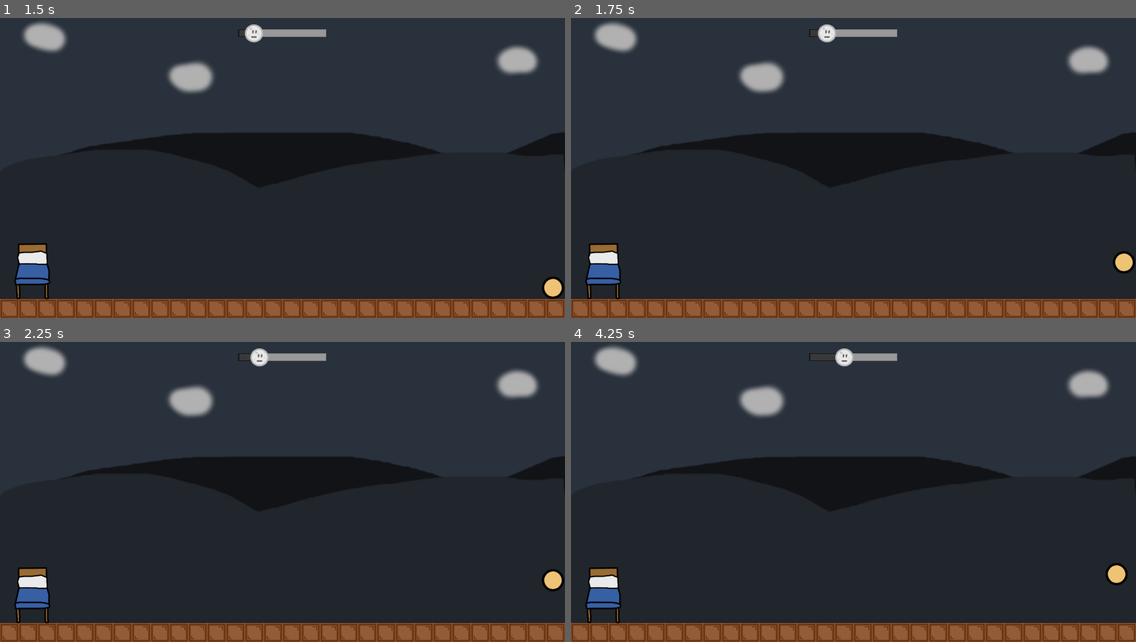
Above: before the commit, frames 1-4 (two rows, left to right).
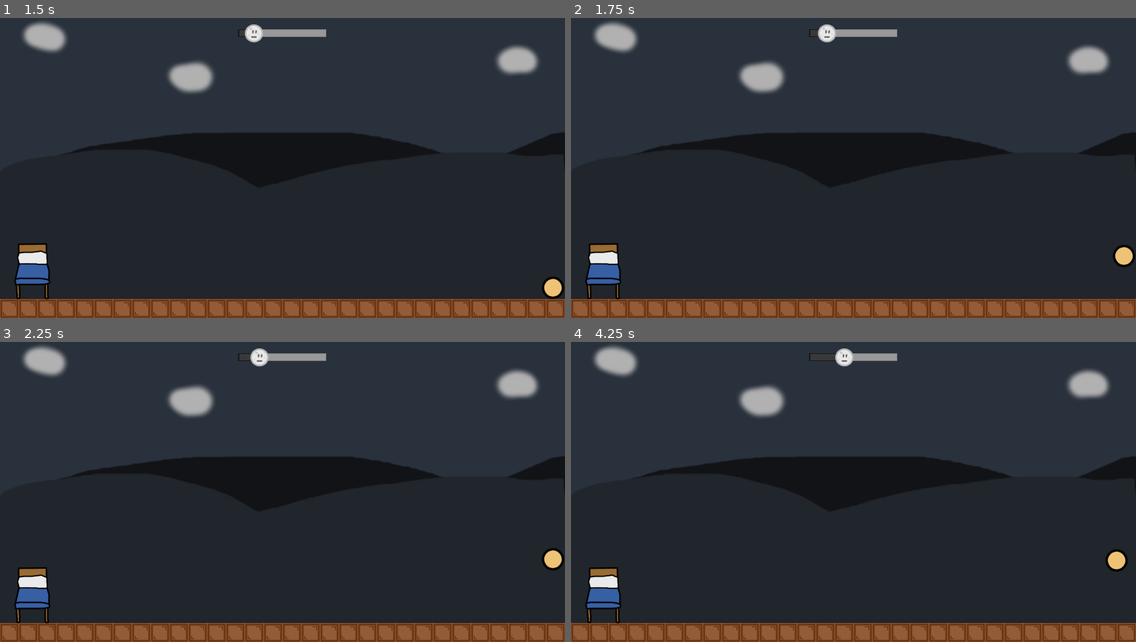
Above: after the commit, the same moments.

Repository: moisesjbc/a-la-cama
Game: Godot game, scene res://gui/menus/main_menu/main_menu.tscn
The game is run twice, just before and just after one commit, with the same random seed, the same clock (stepped at 60 frames per second) and the same inputs.
Inputs:
- Up to frame 1 (1.5 s): click "JUGAR" at 0.5 s; tap Enter at 1.25 s; hold D (ui_right) from 1.28 s (still down)
- Up to frame 2 (1.75 s): keep holding D (ui_right); tap Space at 1.52 s
- Up to frame 3 (2.25 s): keep holding D (ui_right)
- Up to frame 4 (4.25 s): tap Space at 2.27, 3.77 s; release D (ui_right) at 2.78 s; hold A (ui_left) 2.78-3.53 s; hold D (ui_right) from 3.53 s (still down)

Frame 1 is identical in both runs. In frame 2, 0.2% of the frame differs, in the area x 95-100%, y 75-86%; in frame 3, 0.4%, in the area x 95-100%, y 68-84%; in frame 4, 0.4%.

Commit message:
Make restart button restart current level

Diff:
--- a/godot-project/gameplay/gui/game_over/game_over.gd
+++ b/godot-project/gameplay/gui/game_over/game_over.gd
@@ -1,7 +1,9 @@
 extends CenterContainer
 
+var main
 
-func start():
+func start(main):
+	self.main = main
 	visible = true
 	get_tree().paused = true
 
@@ -13,7 +15,7 @@
 
 func _on_restart_button_pressed():
 	stop()
-	get_tree().change_scene("res://gameplay/main/main.tscn")
+	main.restart_level()
 
 
 func _input(event):
--- a/godot-project/gameplay/gui/game_over/game_over.tscn
+++ b/godot-project/gameplay/gui/game_over/game_over.tscn
@@ -52,7 +52,7 @@
 margin_top = 110.0
 margin_right = 560.0
 margin_bottom = 150.0
-text = "VOLVER AL JUEGO [espacio]"
+text = "REINTENTAR [espacio]"
 
 [node name="main_menu_button" parent="panel/margin_container/vertical_container" instance=ExtResource( 2 )]
 margin_top = 170.0
--- a/godot-project/gameplay/gui/level_end_screen/level_end_screen.gd
+++ b/godot-project/gameplay/gui/level_end_screen/level_end_screen.gd
@@ -10,7 +10,7 @@
 	self.is_game_over = is_game_over
 	if is_game_over:
 		$panel/margin_container/vbox_container/title.text = "¡GAME OVER!"
-		$panel/margin_container/vbox_container/restart_button.text = "NUEVA PARTIDA - [espacio]"
+		$panel/margin_container/vbox_container/restart_button.text = "REINTENTAR - [espacio]"
 	else:
 		$panel/margin_container/vbox_container/title.text = "¡DULCES SUEÑOS!"
 		$panel/margin_container/vbox_container/restart_button.text = "SIGUIENTE NIVEL - [espacio]"
@@ -27,7 +27,7 @@
 func _on_restart_button_pressed():
 	stop()
 	if is_game_over:
-		get_tree().change_scene("res://gameplay/main/main.tscn")
+		main.restart_level()
 	else:
 		main.next_level()
 
--- a/godot-project/gameplay/main/main.gd
+++ b/godot-project/gameplay/main/main.gd
@@ -3,8 +3,6 @@
 
 var player_reached_bed: bool = false
 var current_level_index = 0
-
-
 
 
 func _ready():
@@ -20,7 +18,7 @@
 
 
 func _on_player_player_died():
-	$front_gui/game_over.start()
+	$front_gui/game_over.start(self)
 
 
 func _on_time_counter_time_ended():
@@ -33,17 +31,23 @@
 
 
 func start_level(level_index):
+	var is_different_level = current_level_index != level_index
 	current_level_index = level_index
 	player_reached_bed = false
 	$player.restart()
 	$moon.restart()
-	$level.start(current_level_index)
+	if is_different_level:
+		$level.start(current_level_index)
 	$player.global_position = $level.get_player_spawn_position()
 	$background_gui/time_counter.start(10)
 
 
 func restart_game():
 	start_level(0)
+
+
+func restart_level():
+	start_level(current_level_index)
 
 
 func next_level():
--- a/godot-project/gameplay/player/player.gd
+++ b/godot-project/gameplay/player/player.gd
@@ -1,9 +1,9 @@
 extends KinematicBody2D
 
-export var GRAVITY: int = 1000
-export var SPEED: int = 500
-var UP: Vector2 = Vector2(0, -1)
-export var JUMP_SPEED: int = 500
+var GRAVITY
+var SPEED = 500
+var UP: Vector2
+var JUMP_SPEED
 
 var vertical_speed = 0
 
@@ -13,7 +13,7 @@
 
 func restart():
 	GRAVITY = 1000
-	JUMP_SPEED = 500
+	JUMP_SPEED = 600
 	UP = Vector2(0, -1)
 	$sprite.visible = true
 	$z_particles.emitting = false
